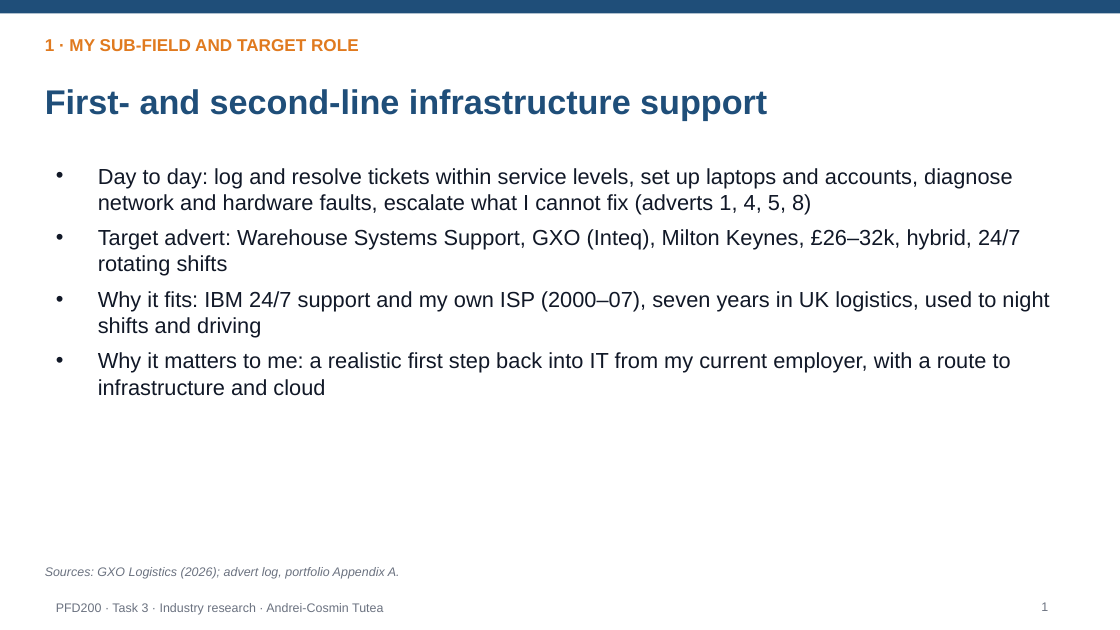
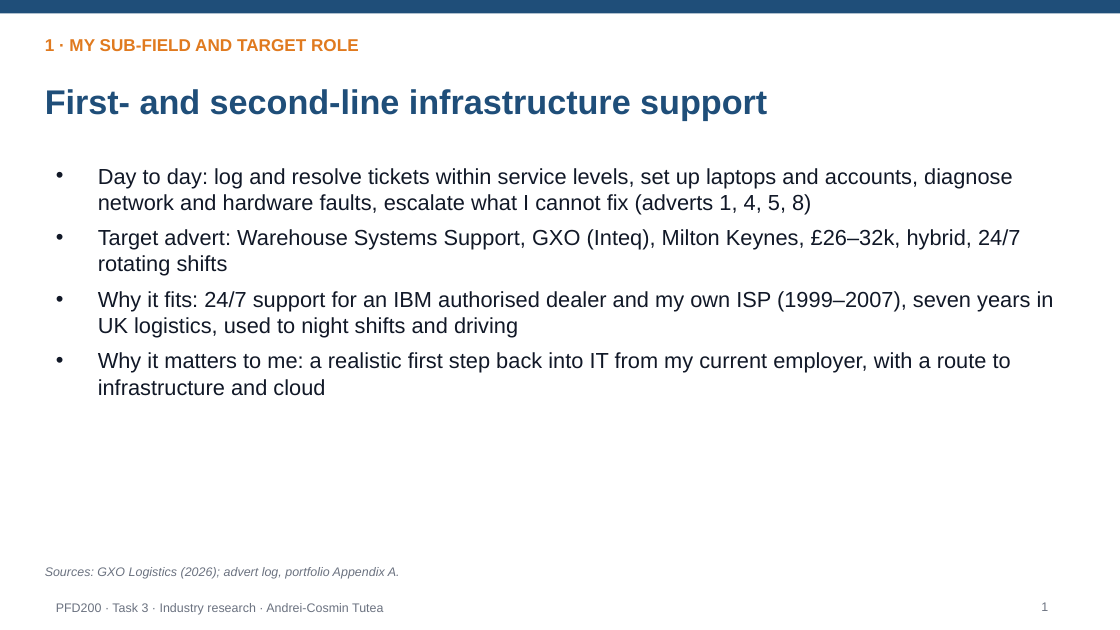
Before and after one commit to Ioksan/Ioksan.github.io, a slide deck: slide 1 of docs/PFD200_Industry_Research.pptx. Drawn at 1120x630 pixels with LibreOffice and Linux fonts; fonts in the diff are those of the drawing. Boxes give left, top, right and bottom in pixels: in the first picture for what was removed or moved away, otherwise in the second. Text is boxed around its words. In the diff, an @@ line names an element or a change of style, - is before the commit and + after.

```diff
--- a/docs/PFD200_Industry_Research.pptx
+++ b/docs/PFD200_Industry_Research.pptx
@@ text at (98, 291, 1054, 338): text changed @@
-• Why it fits: IBM 24/7 support and my own ISP (2000–07), seven years in UK logistics, used to night shifts and driving
+• Why it fits: 24/7 support for an IBM authorised dealer and my own ISP (1999–2007), seven years in UK logistics, used to night shifts and driving
```
Also in this commit, not shown: 4 other files.
